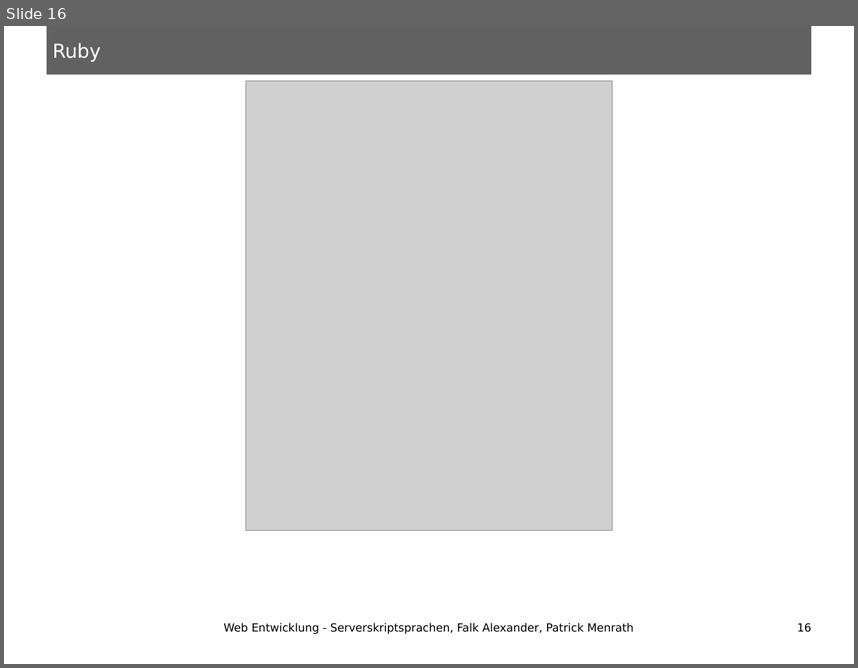
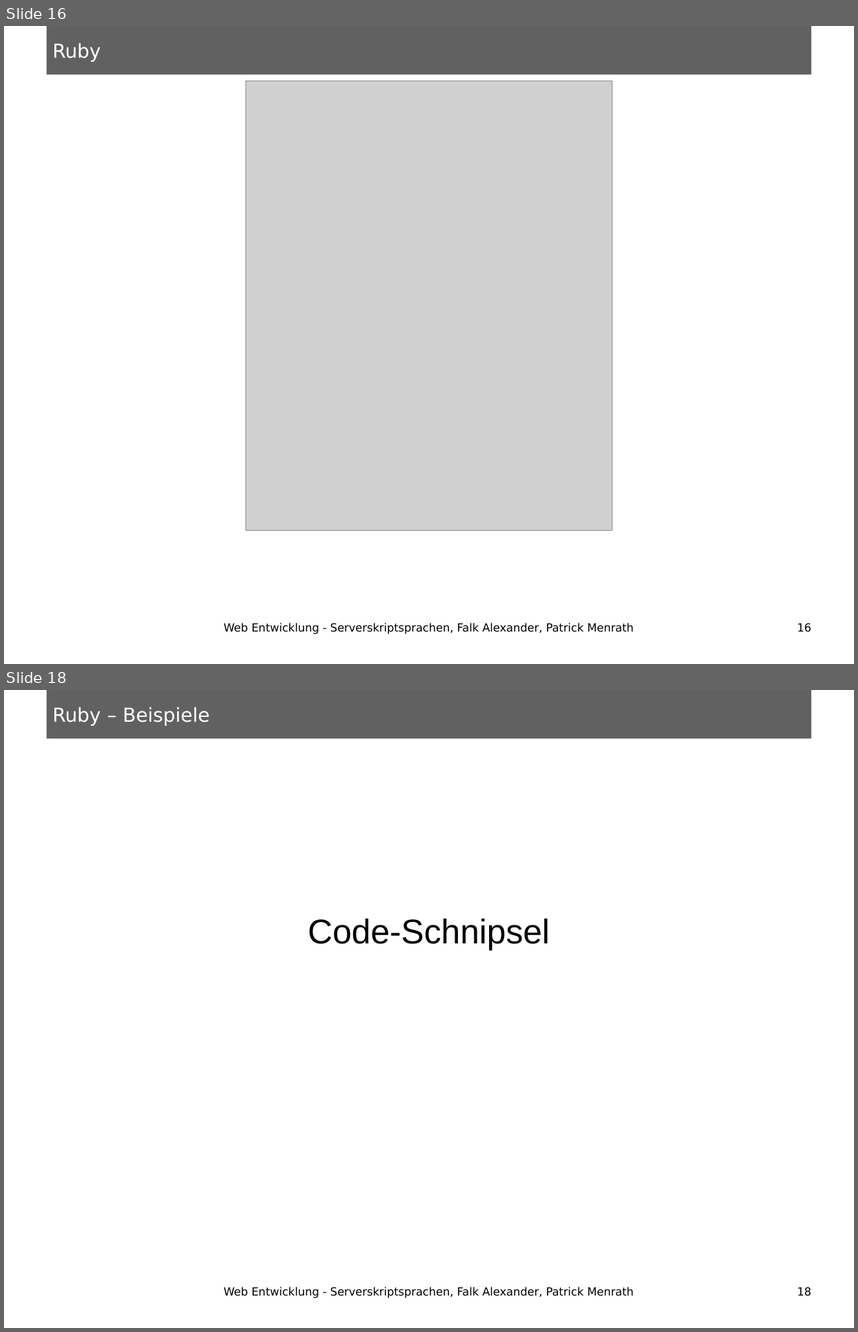
Before and after one commit to ungeziefer9488/HSA-SWS-SoSe13-Serverskriptsprachen, a slide deck: Vortrag.odp. Shown one above the other, each under a label of ours: slide 16 before the commit, slides 16 and 18 after it; the slides between them are not shown. The pictures are 858x668 and 858x1332 pixels, drawn with LibreOffice and Linux fonts; fonts in the diff are those of the drawing; grey boxes stand for pictures. Boxes give left, top, right and bottom in pixels: in the first picture for what was removed or moved away, otherwise in the second. Text is boxed around its words. In the diff, an @@ line names an element or a change of style, - is before the commit and + after.

```diff
--- a/Vortrag.odp
+++ b/Vortrag.odp
@@ slide 18 added at box(4, 690, 854, 1328), background #FFFFFF; not listed: 1 template element that a slide beside it also shows @@
@@ title added at box(52, 707, 210, 725), 18 pt, text #FFFFFF @@
+Ruby – Beispiele
@@ subtitle added at box(308, 918, 550, 949), 32 pt, text #000000 @@
+Code-Schnipsel
@@ text added at box(223, 1286, 633, 1298), 10.5 pt, text #000000 @@
+Web Entwicklung - Serverskriptsprachen, Falk Alexander, Patrick Menrath
@@ page number added at box(797, 1287, 812, 1296), 10.5 pt, text #000000 @@
+18
```
Also in this commit, not shown: 1 slide changed, 5 other slides added.
